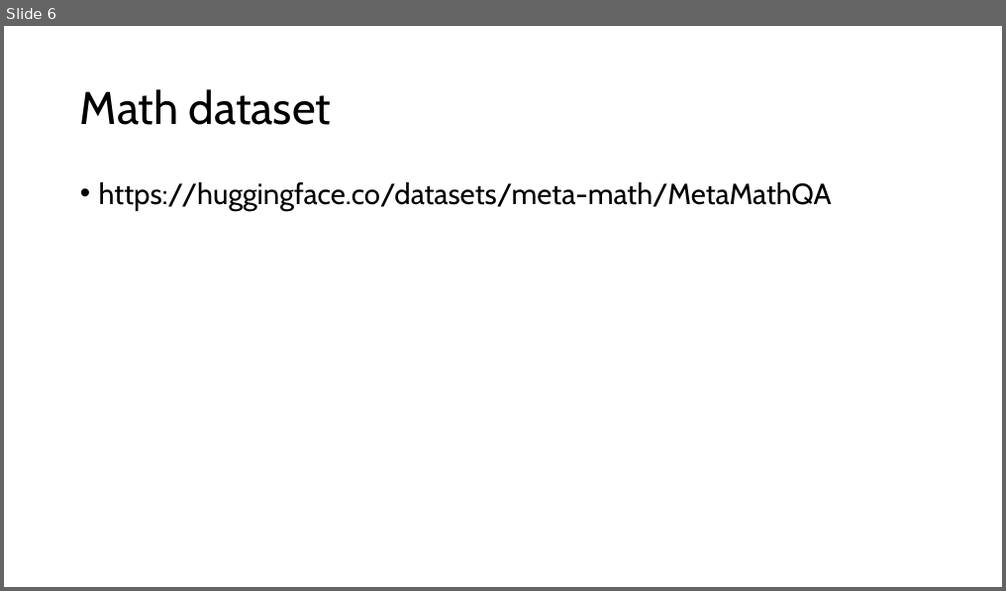
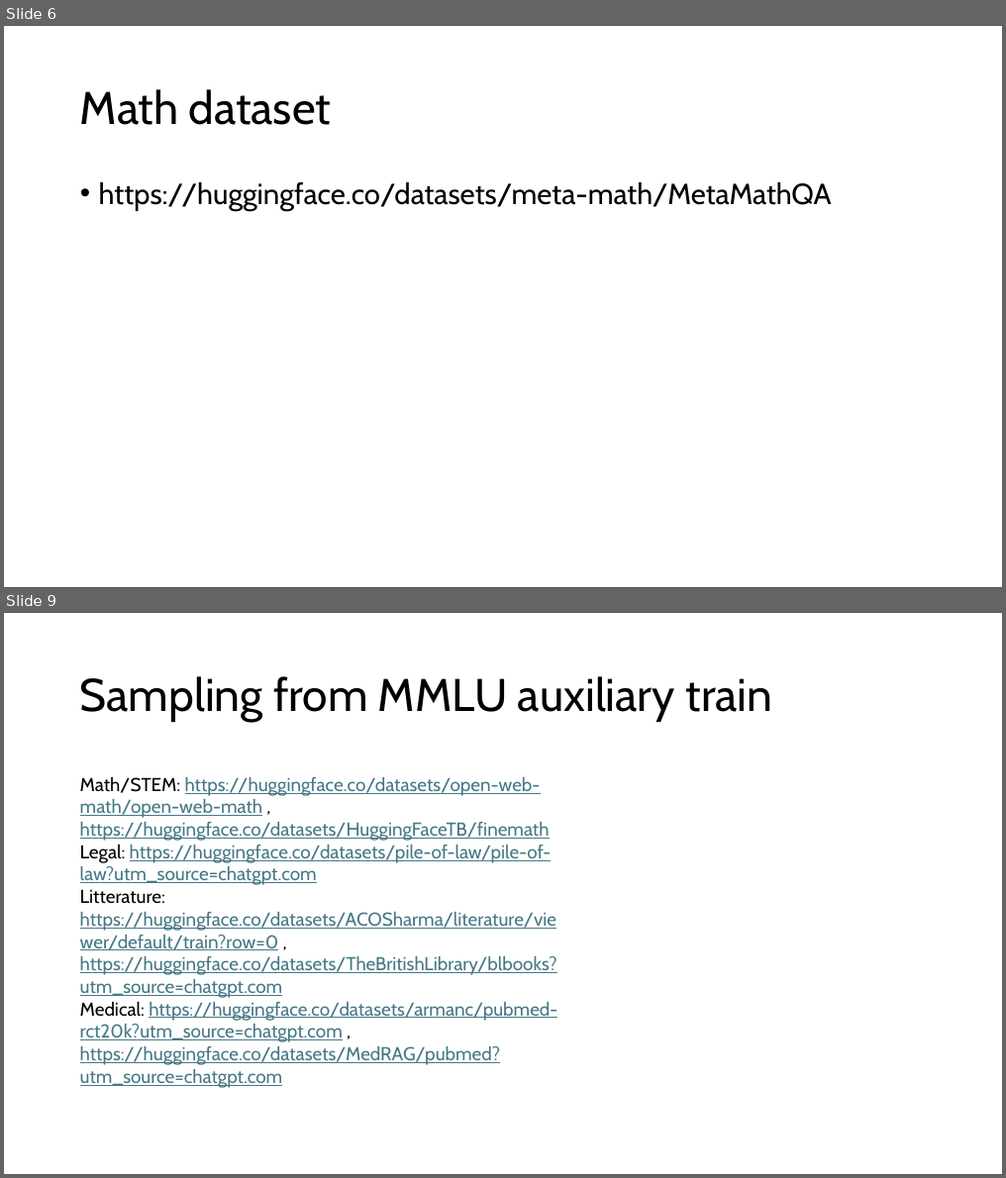
Before and after one commit to Bjorn-Pettersson/A_TRANSPARENT_MOE, a slide deck: draft_BP/Dataset.pptx. Shown one above the other, each under a label of ours: slide 6 before the commit, slides 6 and 9 after it; the slides between them are not shown. The pictures are 1006x591 and 1006x1178 pixels, drawn with LibreOffice and Linux fonts; fonts in the diff are those of the drawing. Boxes give left, top, right and bottom in pixels: in the first picture for what was removed or moved away, otherwise in the second. Text is boxed around its words. In the diff, an @@ line names an element or a change of style, - is before the commit and + after.

```diff
--- a/draft_BP/Dataset.pptx
+++ b/draft_BP/Dataset.pptx
@@ slide 9 added at (4, 613, 1002, 1174), background #FFFFFF @@
@@ title added at (80, 676, 772, 722), 44 pt, text #000000 @@
+Sampling from MMLU auxiliary train
@@ text added at (80, 777, 557, 1088), 18 pt, text #467886, underline @@
+Math/STEM: https://huggingface.co/datasets/open-web-math/open-web-math , https://huggingface.co/datasets/HuggingFaceTB/finemath
+Legal: https://huggingface.co/datasets/pile-of-law/pile-of-law?utm_source=chatgpt.com
+Litterature: https://huggingface.co/datasets/ACOSharma/literature/viewer/default/train?row=0 , https://huggingface.co/datasets/TheBritishLibrary/blbooks?utm_source=chatgpt.com
+Medical: https://huggingface.co/datasets/armanc/pubmed-rct20k?utm_source=chatgpt.com , https://huggingface.co/datasets/MedRAG/pubmed?utm_source=chatgpt.com
```
Also in this commit, not shown: 2 other slides added, 54 other files.
